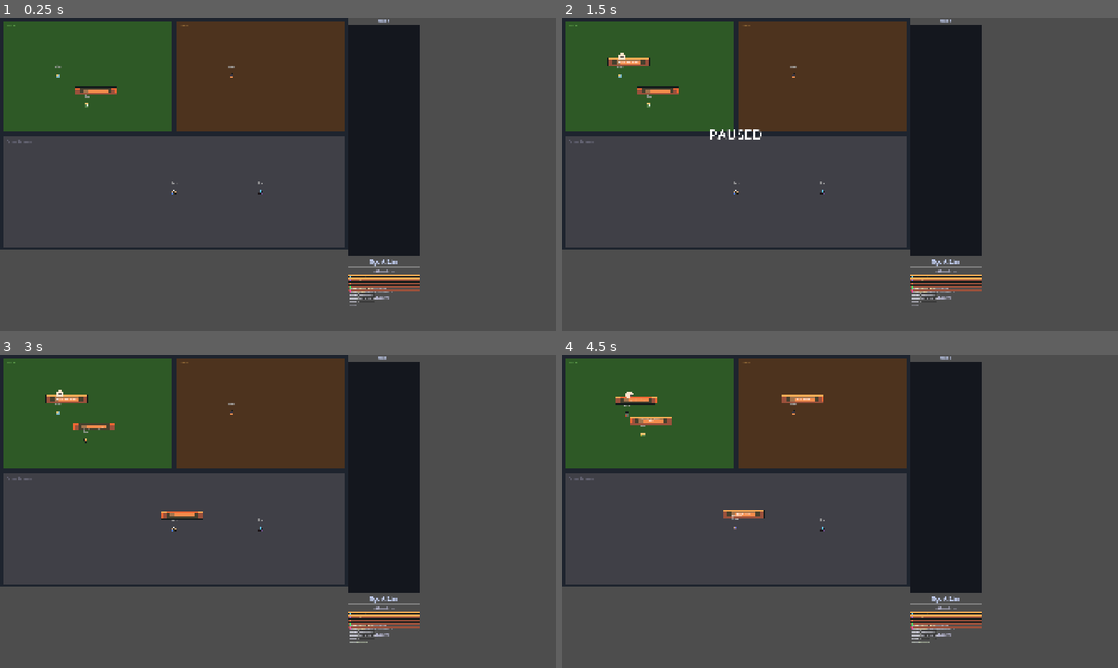
Above: before the commit, frames 1-4 (two rows, left to right).
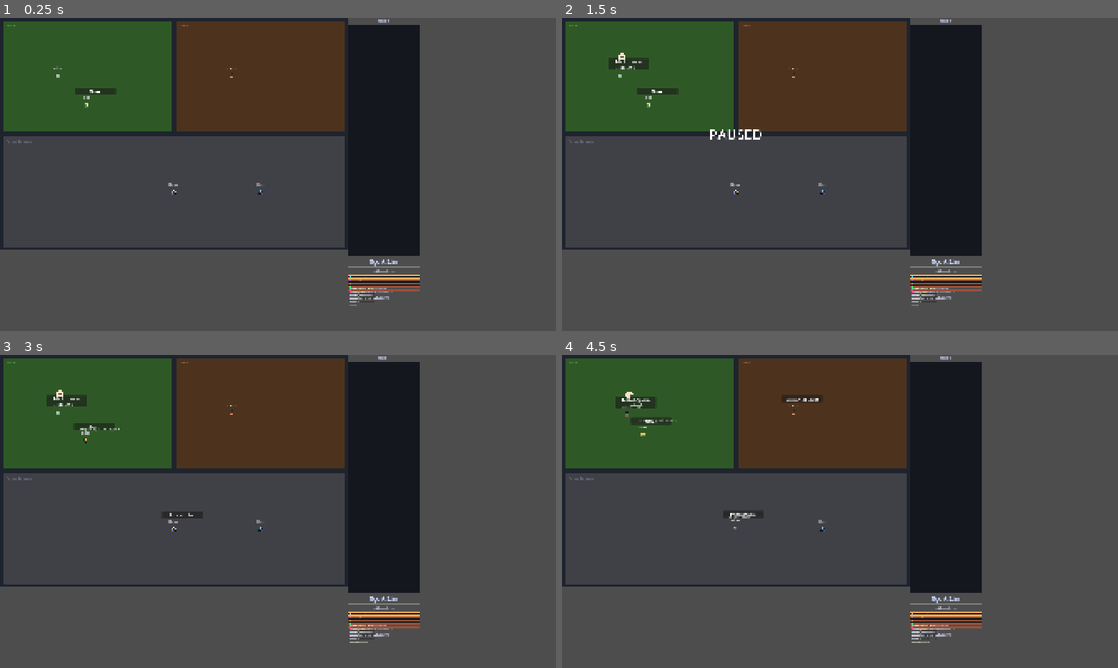
Above: after the commit, the same moments.

Repository: Erik-Huang/godot-agent-sim
Game: Godot game, scene res://main.tscn
Two runs of this game, one before a commit and one after it. Both use one fixed random seed, a clock stepped at 60 frames per second and the inputs below.
Inputs:
- Up to frame 1 (0.25 s): no input
- Up to frame 2 (1.5 s): tap Enter (ui_accept) at 0.5, 0.77, 1.25 s
- Up to frame 3 (3 s): tap Enter (ui_accept) at 1.52, 2, 2.75 s
- Up to frame 4 (4.5 s): tap Enter (ui_accept) at 3.02, 3.5, 3.77, 4.25 s

The runs differ from the first frame. In frame 1, 0.3% of the frame differs, in the area x 9-48%, y 15-54%; in frame 2, 0.5%; in frame 3, 0.7%; in frame 4, 0.9%, in the area x 9-48%, y 12-54%.

Commit message:
fix(UI): revert speech bubble to clean default, restore font sizes

Diff:
--- a/agent.gd
+++ b/agent.gd
@@ -77,35 +77,22 @@
 
 	name_label.text = agent_name
 	# DBG-002: Readable name labels
-	name_label.add_theme_font_size_override("font_size", 8)
+	name_label.add_theme_font_size_override("font_size", 14)
 	name_label.add_theme_color_override("font_color", Color.WHITE)
 	name_label.add_theme_constant_override("outline_size", 2)
 	name_label.add_theme_color_override("font_outline_color", Color.BLACK)
-	# UI-001: Pixel art speech bubble with NinePatch styling
+	# UI-001: Speech bubble styling
 	speech_bubble.visible = false
-	speech_bubble.texture_filter = CanvasItem.TEXTURE_FILTER_NEAREST
 	speech_bubble.custom_minimum_size = Vector2(80, 0)
 	speech_bubble.position = Vector2(-40, -60)
 	speech_bubble.z_index = 10
 	speech_bubble.z_as_relative = false
-	if ResourceLoader.exists("res://assets/ui/theme/nine_path_panel.png"):
-		var stylebox := StyleBoxTexture.new()
-		stylebox.texture = load("res://assets/ui/theme/nine_path_panel.png") as Texture2D
-		stylebox.texture_margin_left = 3.0
-		stylebox.texture_margin_top = 3.0
-		stylebox.texture_margin_right = 3.0
-		stylebox.texture_margin_bottom = 3.0
-		stylebox.expand_margin_left = 2.0
-		stylebox.expand_margin_top = 2.0
-		stylebox.expand_margin_right = 2.0
-		stylebox.expand_margin_bottom = 2.0
-		speech_bubble.add_theme_stylebox_override("panel", stylebox)
 	if ResourceLoader.exists("res://assets/ui/fonts/NormalFont.ttf"):
 		var font := load("res://assets/ui/fonts/NormalFont.ttf") as Font
 		speech_label.add_theme_font_override("font", font)
-		speech_label.add_theme_font_size_override("font_size", 6)
+		speech_label.add_theme_font_size_override("font_size", 13)
 	else:
-		speech_label.add_theme_font_size_override("font_size", 8)
+		speech_label.add_theme_font_size_override("font_size", 13)
 	speech_label.add_theme_color_override("font_color", Color.WHITE)
 
 	# Apply speed modifier based on personality
@@ -594,7 +581,7 @@
 	last_action_text = text
 	var label := Label.new()
 	label.text = text
-	label.add_theme_font_size_override("font_size", 7)
+	label.add_theme_font_size_override("font_size", 12)
 	label.add_theme_color_override("font_color", Color(1.0, 1.0, 1.0, 1.0))
 	label.position = Vector2(-20, -45)
 	label.z_index = 10
